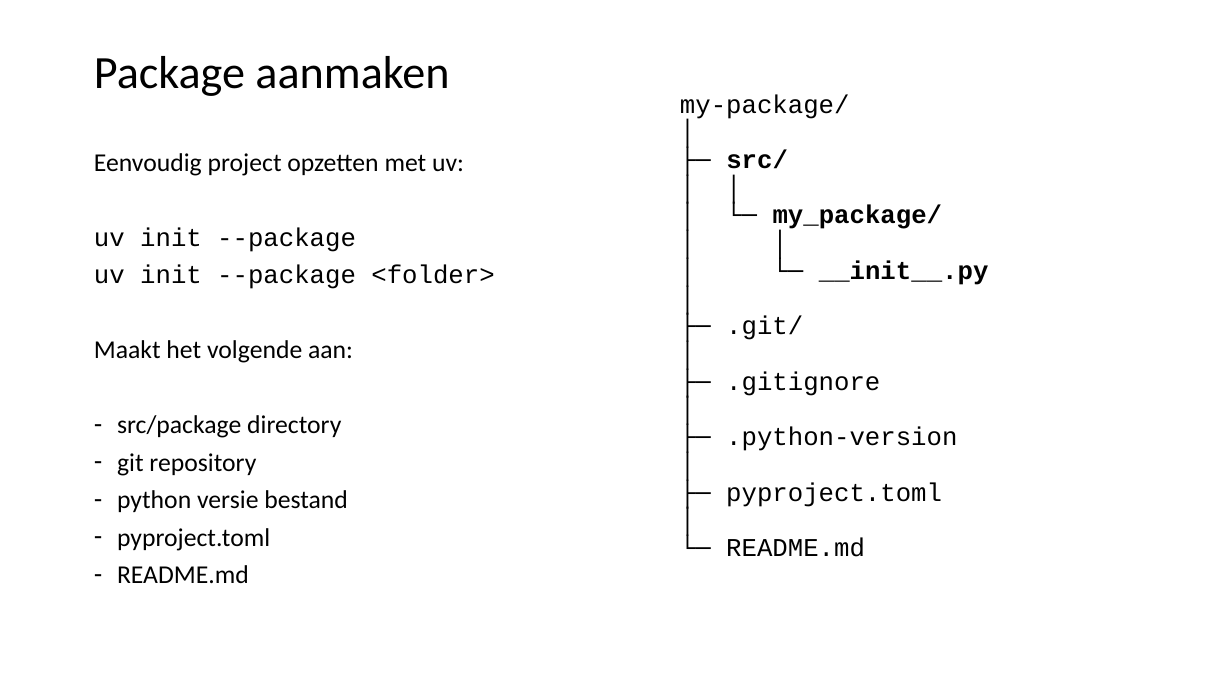
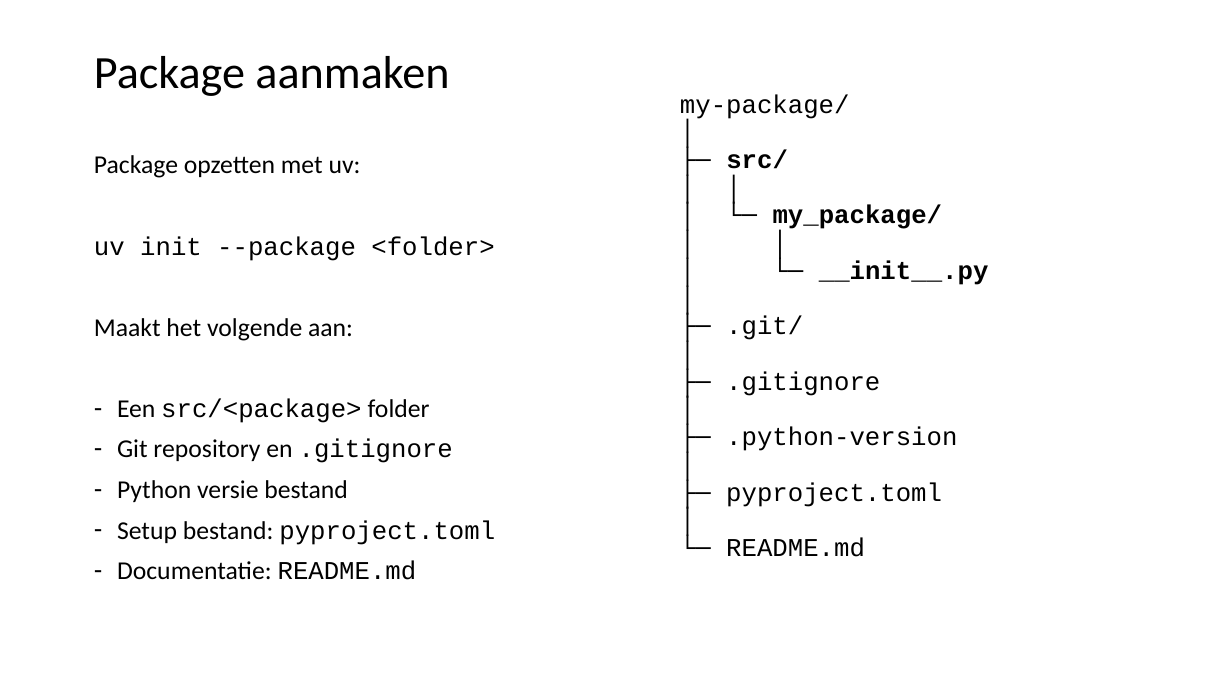
Before and after one commit to LFKoning/knowledge-sharing, a slide deck: slide 32 of python_course_4p/1_venv_package/1_venv_package.pptx (slide 31 before the commit). Drawn at 1232x693 pixels with LibreOffice and Linux fonts; fonts in the diff are those of the drawing. Boxes give left, top, right and bottom in pixels: in the first picture for what was removed or moved away, otherwise in the second. Text is boxed around its words. In the diff, an @@ line names an element or a change of style, - is before the commit and + after.

Commit message:
Updates to Python 4P

```diff
--- a/python_course_4p/1_venv_package/1_venv_package.pptx
+++ b/python_course_4p/1_venv_package/1_venv_package.pptx
@@ text at bbox=[94, 155, 361, 178]: text changed @@
-Eenvoudig project opzetten met uv:
-uv init --package
+Package opzetten met uv:
@@ text at bbox=[94, 236, 494, 341]: line spacing 0.8 to 0.9 @@
@@ text at bbox=[117, 398, 495, 580]: text changed @@
-– src/package directory
-– git repository
-– python versie bestand
-– pyproject.toml
-– README.md
+– Een src/<package> folder
+– Git repository en .gitignore
+– Python versie bestand
+– Setup bestand: pyproject.toml
+– Documentatie: README.md
```
Also in this commit, not shown: 25 other slides changed, 1 slide added, 6 other files.
